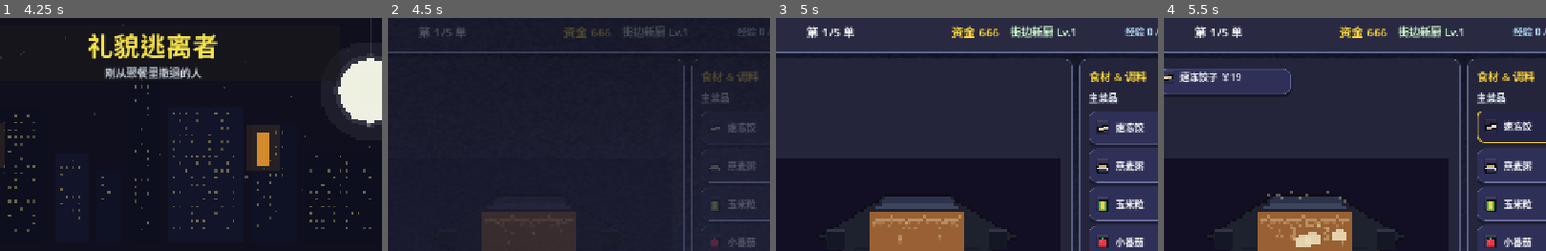
Above: before the commit, frames 1-4 (left to right).
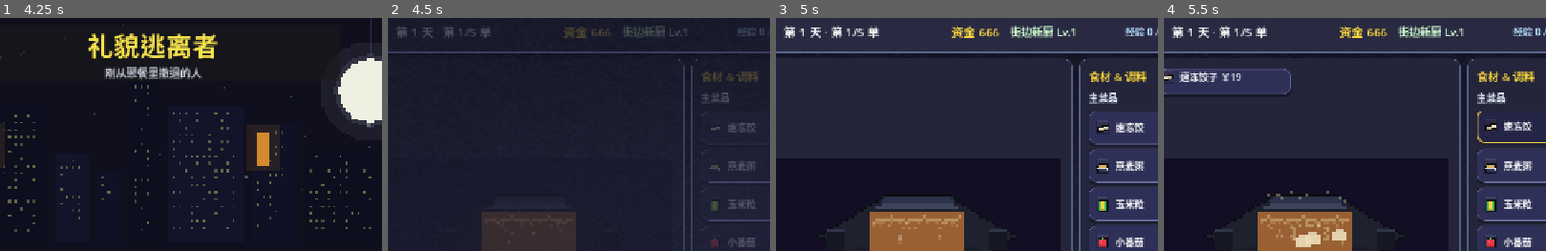
Above: after the commit, the same moments.

Repository: bug-zi/Stirit
Game: Godot game, scene res://main.tscn
The game is run twice, just before and just after one commit, with the same random seed, the same clock (stepped at 60 frames per second) and the same inputs.
Inputs (mouse positions are % of the whole screen's width and height, from its top left):
- Up to frame 1 (4.25 s): click (80, 88) at 0.52 s; type "12" at 0.6 s; click "开始一局" at 1.25 s; move the mouse to (72, 45) at 2.02 s; move the mouse to (30, 55) at 2.77 s; move the mouse to (60, 28) at 3.52 s
- Up to frame 2 (4.5 s): move the mouse to (45, 70) at 4.27 s
- Up to frame 3 (5 s): no input
- Up to frame 4 (5.5 s): click (78, 27) at 5.02 s
The pictures show only the part of the screen within x 31-81%, y 4-54%; the shares and areas given below are measured in that part.

Frame 1 is identical in both runs. In frame 2, 0.4% of the frame differs, in the area x 2-27%, y 4-9%; in frame 3, 0.7%, in the area x 2-27%, y 3-9%; in frame 4, 0.7%.

Commit message:
Show day count in round UI

Diff:
--- a/main.gd
+++ b/main.gd
@@ -2213,7 +2213,7 @@
 	current_service_cost = _calculate_selection_cost()
 
 	if is_instance_valid(order_label):
-		order_label.text = "第 %d/%d 单" % [order_index + 1, TOTAL_ORDERS]
+		order_label.text = "第 %d 天 · 第 %d/%d 单" % [day_index, order_index + 1, TOTAL_ORDERS]
 	if is_instance_valid(funds_label):
 		funds_label.text = "资金 %d" % current_funds
 	if is_instance_valid(title_label):
@@ -2463,7 +2463,7 @@
 	root.add_theme_constant_override("separation", 12)
 	page.add_child(root)
 
-	var header := _make_label("第 %d 单评价" % [order_index + 1], 26, Color(1.0, 0.82, 0.38), HORIZONTAL_ALIGNMENT_CENTER)
+	var header := _make_label("第 %d 天 · 第 %d 单评价" % [day_index, order_index + 1], 26, Color(1.0, 0.82, 0.38), HORIZONTAL_ALIGNMENT_CENTER)
 	header.modulate = Color(1, 1, 1, 0)
 	root.add_child(header)
 
